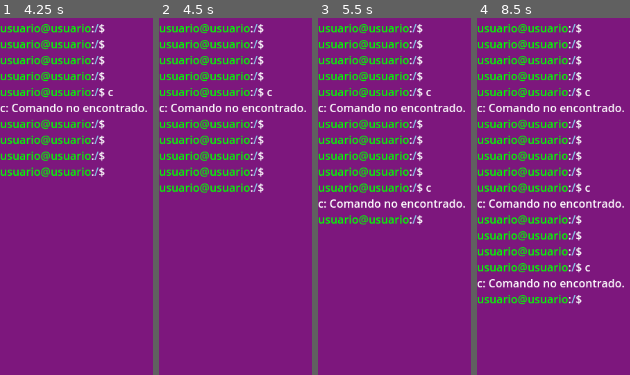
Above: before the commit, frames 1-4 (left to right).
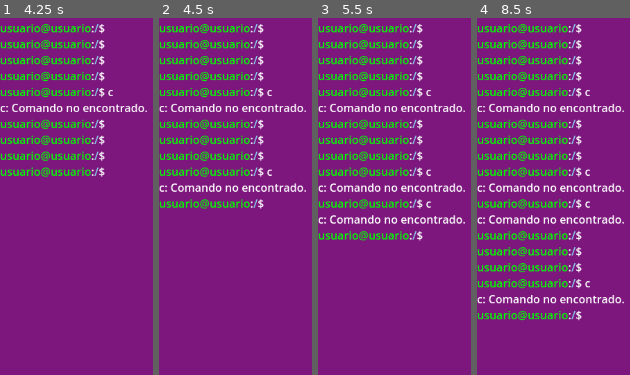
Above: after the commit, the same moments.

Repository: GuillermoAsir/juego_tfg
Game: Godot game, scene res://game.tscn
The game is run twice, just before and just after one commit, with the same random seed, the same clock (stepped at 60 frames per second) and the same inputs.
Inputs:
- Up to frame 1 (4.25 s): tap Enter at 0.5, 0.6, 1.35, 2, 2.3, 3.05, 3.5, 3.6 s; hold Up 0.53-2.03 s; tap Space at 1.25, 2.75 s; hold Down from 2.03 s (still down); tap C at 2.1 s; tap Backspace at 2.85 s
- Up to frame 2 (4.5 s): tap Space at 4.25 s; release Down at 4.28 s; hold Up from 4.28 s (still down); tap Enter at 4.35 s
- Up to frame 3 (5.5 s): keep holding Up; tap C at 5.1 s; tap Enter at 5.3 s
- Up to frame 4 (8.5 s): tap Backspace at 5.85 s; tap Enter at 6.05, 6.6, 7.35, 8.3 s; release Up at 8.03 s; hold Down from 8.03 s (still down); tap C at 8.1 s

Frame 1 is identical in both runs. In frame 2, 2.6% of the frame differs, in the area x 0-97%, y 42-54%; in frame 3, 5.9%; in frame 4, 9.0%, in the area x 0-97%, y 42-85%.

Commit message:
almacenar comandos

Diff:
--- a/terminal.gd
+++ b/terminal.gd
@@ -27,6 +27,11 @@
 # Variables para el sistema de diálogo
 var dialog_active = false
 var current_dialog_index = 0
+
+# Variables para controlar lo que se ha introducido por consola
+var comandos_introducidos: Array[String] = []
+var comando_actual = null
+
 
 # Diálogos de la misión
 var mission2_dialogs = [
@@ -119,6 +124,37 @@
 		if dialog_active:
 			if event.keycode == KEY_ENTER:
 				advance_dialog()  # Avanzar al siguiente diálogo
+				return
+
+		if event.keycode == KEY_UP:
+			if comando_actual == null:
+				if comandos_introducidos.size() > 0:
+					comando_actual = 0
+				else:
+					return
+			elif comando_actual < comandos_introducidos.size() - 1:
+				comando_actual = comando_actual + 1
+			else:
+				return
+
+			if comando_actual == null:
+				history.text = history_text
+			else:
+				history.text = history_text + comandos_introducidos[comando_actual]
+				current_command = comandos_introducidos[comando_actual]
+			return
+
+		if event.keycode == KEY_DOWN:
+			if comando_actual != null:
+				if comando_actual == 0:
+					comando_actual = null
+					history.text = history_text
+				else:
+					comando_actual = comando_actual - 1
+					history.text = history_text + comandos_introducidos[comando_actual]
+					current_command = comandos_introducidos[comando_actual]
+
+			else:
 				return
 
 		# Manejo del comando Ctrl+C para detener el ping
@@ -143,7 +179,11 @@
 
 		# Procesar comandos normales
 		if event.keycode == KEY_ENTER:
-			process_command(current_command.strip_edges())
+			var comando = current_command.strip_edges()
+			if comando != "":
+				comandos_introducidos.insert(0, comando)
+			comando_actual = null
+			process_command(comando)
 			current_command = ""  # Limpiamos el comando actual después de procesarlo
 		elif event.keycode == KEY_BACKSPACE:
 			if current_command.length() > 0:
